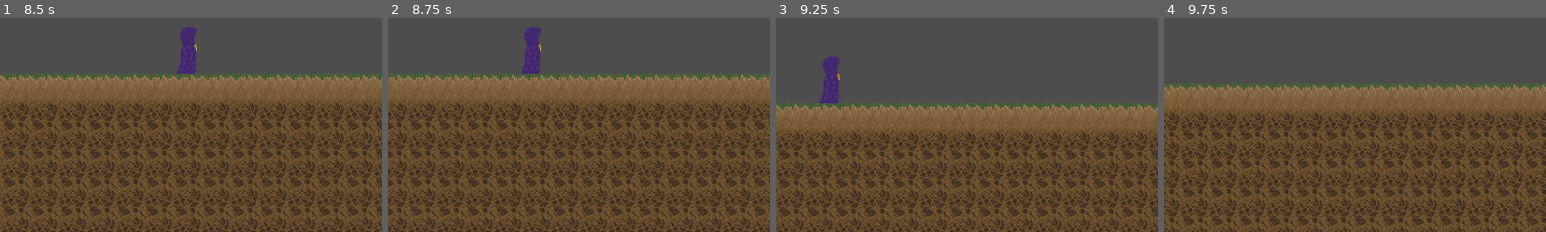
Above: before the commit, frames 1-4 (left to right).
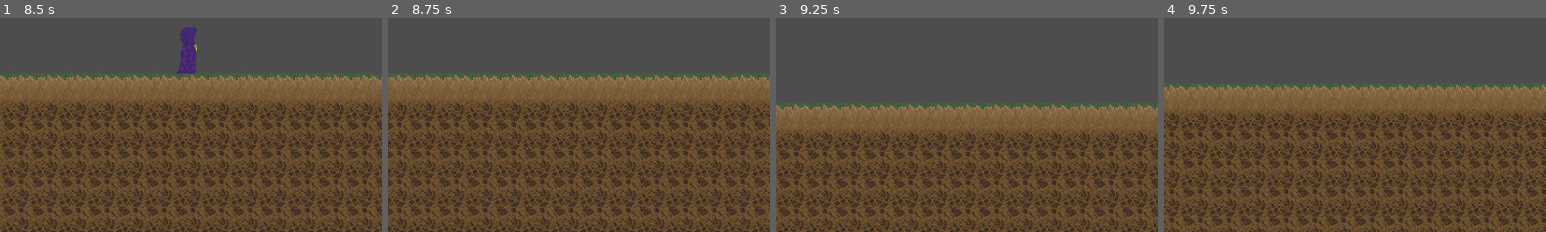
Above: after the commit, the same moments.

Repository: WinterAtne/Cancer_Bear
Game: Godot game, scene res://scenes/main.tscn
The game is run twice, just before and just after one commit, with the same random seed, the same clock (stepped at 60 frames per second) and the same inputs. The engine's default icon, where the game draws it, is replaced by a stand-in: a white triangle on a blue panel in a dark square.
Inputs (mouse positions are % of the whole screen's width and height, from its top left):
- Up to frame 1 (8.5 s): move the mouse to (72, 45) at 0.52 s; hold D (right) 0.53-2.03 s; tap 1 (spell_1) at 0.6, 4.35, 8.1 s; tap W (up) at 0.77, 1.52, 3.02, 3.77, 4.52, 6.02, 6.77, 7.52 s; move the mouse to (30, 55) at 1.27 s; tap 2 (spell_2) at 1.35, 5.1 s; move the mouse to (60, 28) at 2.02 s; hold A (left) 2.03-2.78 s; tap 3 (spell_3) at 2.1, 5.85 s; move the mouse to (45, 70) at 2.77 s; hold D (right) 2.78-4.28 s; tap 4 (spell_4) at 2.85, 6.6 s; move the mouse to (80, 65) at 3.52 s; tap 5 (spell_5) at 3.6, 7.35 s; move the mouse to (20, 35) at 4.27 s; hold A (left) 4.28-5.03 s; move the mouse to (55, 50) at 5.02 s; hold D (right) 5.03-5.78 s; move the mouse to (35, 25) at 5.77 s; hold A (left) 5.78-7.28 s; move the mouse to (72, 45) at 6.52 s; move the mouse to (30, 55) at 7.27 s; hold D (right) from 7.28 s (still down); move the mouse to (60, 28) at 8.02 s
- Up to frame 2 (8.75 s): keep holding D (right)
- Up to frame 3 (9.25 s): keep holding D (right); move the mouse to (45, 70) at 8.77 s; tap 2 (spell_2) at 8.85 s; tap W (up) at 9.02 s
- Up to frame 4 (9.75 s): move the mouse to (80, 65) at 9.52 s; release D (right) at 9.53 s; hold A (left) from 9.53 s (still down); tap 3 (spell_3) at 9.6 s
The pictures show only the part of the screen within x 0-50%, y 50-100%; the shares and areas given below are measured in that part.

Frame 1 is identical in both runs. In frame 2, 0.8% of the frame differs, in the area x 34-41%, y 4-26%; in frame 3, 0.8%; in frame 4, nothing differs.

Commit message:
Touched up weird collision

Diff:
--- a/scenes/enemies/enemy.tscn
+++ b/scenes/enemies/enemy.tscn
@@ -17,4 +17,5 @@
 
 [node name="HitBox" parent="." instance=ExtResource("3_g5od6")]
 unique_name_in_owner = true
+collision_layer = 2560
 collision_mask = 2560
--- a/scenes/spells/Cancer/cancer.gd
+++ b/scenes/spells/Cancer/cancer.gd
@@ -28,9 +28,7 @@
 
 
 func _on_area_2d_area_entered(area):
-	print("entered")
 	if area is HitBox:
-		print("hitbox")
 		if state == State.searching:
 			%Area2D.queue_free()
 			state = State.damaging
@@ -42,6 +40,7 @@
 
 func damage(infected : HitBox) -> void:
 	self.reparent.call_deferred(infected)
+	await get_tree().physics_frame
 	var is_infected : bool = true
 	while(is_infected):
 		infected.damage_immediate(damage_profile, Vector2.ZERO)
